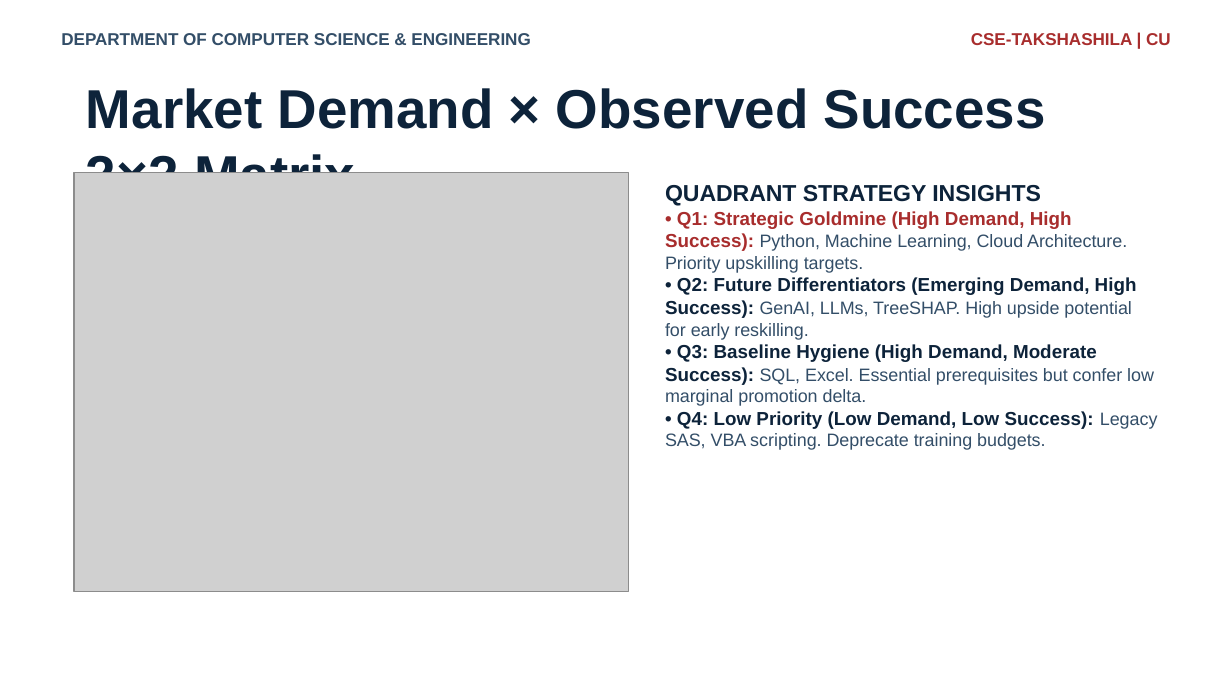
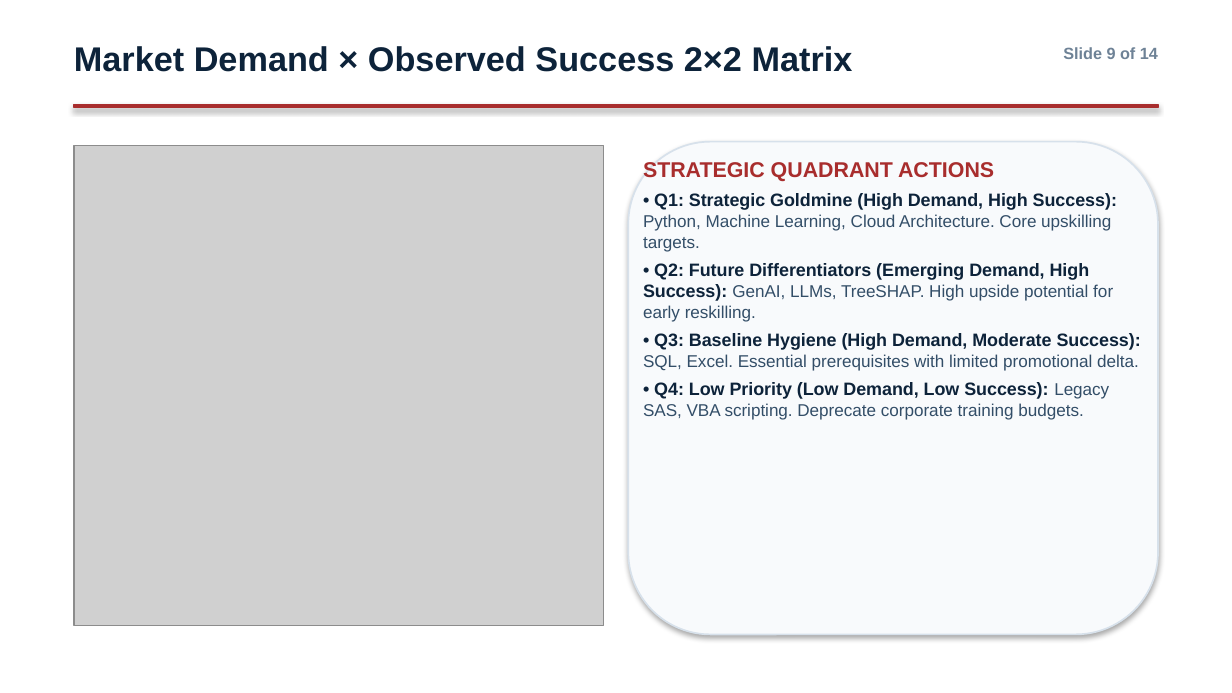
Before and after one commit to chitreyAbhinav/workforce-intelligence, a slide deck: slide 9 of reports/internship_submission/Industrial_Training_Presentation.pptx. Drawn at 1232x693 pixels with LibreOffice and Linux fonts; fonts in the diff are those of the drawing; grey boxes stand for pictures; background and template pictures are left out. Boxes give left, top, right and bottom in pixels: in the first picture for what was removed or moved away, otherwise in the second. Text is boxed around its words. In the diff, an @@ line names an element or a change of style, - is before the commit and + after.

```diff
--- a/reports/internship_submission/Industrial_Training_Presentation.pptx
+++ b/reports/internship_submission/Industrial_Training_Presentation.pptx
@@ text "Market Demand × Observed Success ...": place and size @@
-text "Market Demand × Observed Success ..." at box(86, 88, 1046, 173)
+text "Market Demand × Observed Success ..." at box(74, 46, 853, 72)
@@ text "Market Demand × Observed Success ..." at box(74, 46, 853, 72): size 32 to 20 pt @@
@@ text removed at box(971, 33, 1171, 45) @@
-CSE-TAKSHASHILA | CU
@@ text at box(1063, 47, 1158, 59): text changed; size 10 to 9.5 pt; text colour #334E68 to #6E8296 @@
-DEPARTMENT OF COMPUTER SCIENCE & ENGINEERING
+Slide 9 of 14
@@ rectangle added at box(74, 105, 1158, 108), fill #A82D2D, outline #A82D2D 0.75 pt @@
@@ picture: place and size @@
-picture at box(74, 172, 628, 591)
+picture at box(74, 145, 604, 626)
@@ rounded rectangle added at box(628, 142, 1158, 634), fill #F8FAFC, outline #D7E1EB 1 pt @@
@@ text at box(643, 162, 1117, 252): text changed; size 10.5 to 10 pt @@
-QUADRANT STRATEGY INSIGHTS
-• Q1: Strategic Goldmine (High Demand, High Success): Python, Machine Learning, Cloud Architecture. Priority upskilling targets.
+STRATEGIC QUADRANT ACTIONS
+• Q1: Strategic Goldmine (High Demand, High Success): Python, Machine Learning, Cloud Architecture. Core upskilling targets.
@@ text "STRATEGIC QUADRANT ACTIONS": place and size @@
-text "STRATEGIC QUADRANT ACTIONS" at box(665, 185, 1158, 450)
+text "STRATEGIC QUADRANT ACTIONS" at box(643, 162, 1141, 420)
@@ text at box(643, 263, 1113, 322): size 11 to 10.5 pt in "• Q2: Future Differentiators (Emerging Demand, High ..."; size 10.5 to 10 pt in "GenAI, LLMs, TreeSHAP. High upside potential for ..."; more space between paragraphs @@
@@ text at box(643, 333, 1141, 420): text changed; size 10.5 to 10 pt @@
-• Q3: Baseline Hygiene (High Demand, Moderate Success): SQL, Excel. Essential prerequisites but confer low marginal promotion delta.
-• Q4: Low Priority (Low Demand, Low Success): Legacy SAS, VBA scripting. Deprecate training budgets.
+• Q3: Baseline Hygiene (High Demand, Moderate Success): SQL, Excel. Essential prerequisites with limited promotional delta.
+• Q4: Low Priority (Low Demand, Low Success): Legacy SAS, VBA scripting. Deprecate corporate training budgets.
```
Also in this commit, not shown: 12 other slides changed, 1 slide added, 1 slide removed, 38 other files.
